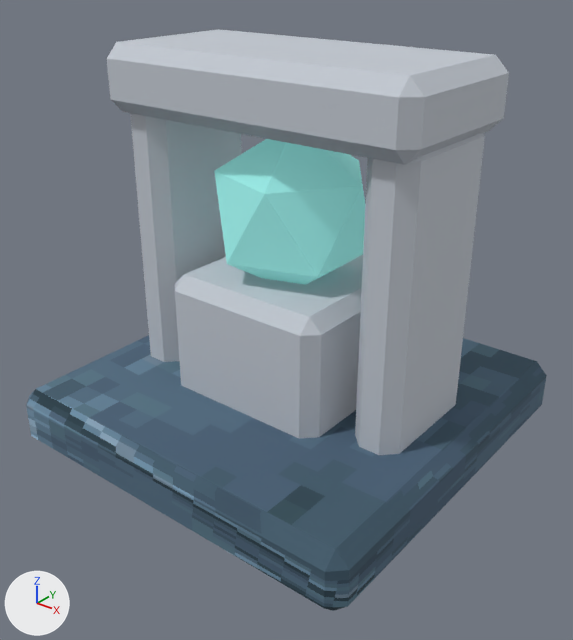
The glTF model ArenaTaticaUnity/Assets/ArenaTatica/Resources/Models/Mapa/comum/relicario_solar.glb: old version first, new version second.
Both versions are drawn from a 50 mm lens placed at (0.85, -1.086, 0.908), pointed at (0.02, -0.049, 0.265). Lighting does not change. The marker at lower left points along +X, +Y and +Z. The picture after the commit comes second. Vertices at exactly the same position are counted once.

Names of what the first picture shows: 'novo_relicario_solar'.
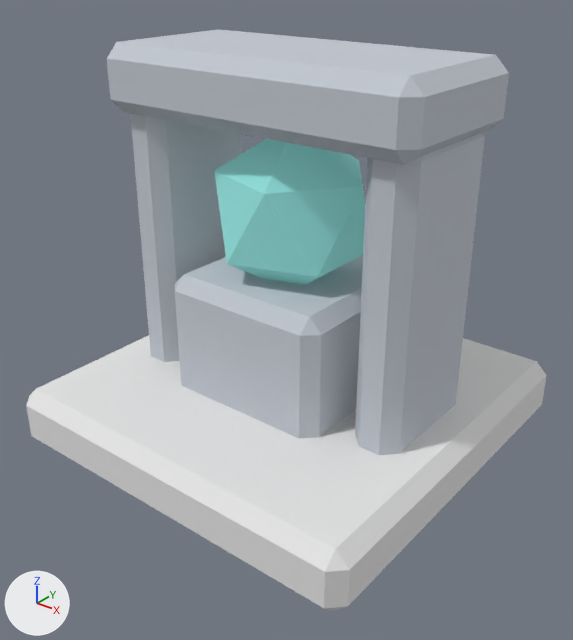
What differs and where, as boxes (x1, y1, x2, y2) in the pictures (573 x 640 px):
'novo_relicario_solar', surface changed, recoloured (blue to white): (26, 100, 547, 611) in both

What changed in the scene script:
```text
Change mat_neve_pedra:
    remove # nodes: BsdfPrincipled, OutputMaterial, TexImage
    remove # uses the picture img_neve_pedra
    nodes: BsdfPrincipled, Mix, OutputMaterial, VertexColor
    colours: white #e7e7e7, mixed with the vertex colours
Change mat_arena_nova_prata_fosca:
    where n0 = _N.new('ShaderNodeBsdfPrincipled'); n0.name = 'Principled BSDF'
    remove n0.inputs[0].default_value = (0.55, 0.59, 0.65, 1.0)  # 'Base Color', light grey #c4cad3
    n0.inputs[2].default_value: 0.8 -> 0.88  # 'Roughness'
    add n2 = _N.new('ShaderNodeMix'); n2.name = 'Mix'
    add n2.data_type = 'RGBA'
    add n2.blend_type = 'MULTIPLY'
    add n2.inputs[0].default_value = 1.0  # 'Factor'
    add n2.inputs[7].default_value = (0.55, 0.59, 0.65, 1.0)  # 'B', light grey #c4cad3
    add n3 = _N.new('ShaderNodeVertexColor'); n3.name = 'Color Attribute'
    add _L.new(n2.outputs[2], n0.inputs[0])  # 'Result' to 'Base Color'
    add _L.new(n3.outputs[0], n2.inputs[6])  # 'Color' to 'A'
Change mat_arena_nova_bencao_emissivo:
    remove # nodes: BsdfPrincipled, OutputMaterial
    remove # colours: cyan #89d3ce, cyan #538380
    nodes: BsdfPrincipled, Mix, OutputMaterial, VertexColor
    colours: dark cyan #3f6563, cyan #89d3ce, mixed with the vertex colours
Change me_cube:
    where me_cube.from_pydata(...)  # 132 vertices, 240 faces; spans x -0.38..0.38, y -0.38..0.38, z 0.0..0.74
    used by ob_novo_relicario_solar; location = (0.0, 0.0, 0.0)
    me_cube part 1: vertex colours changed
```
